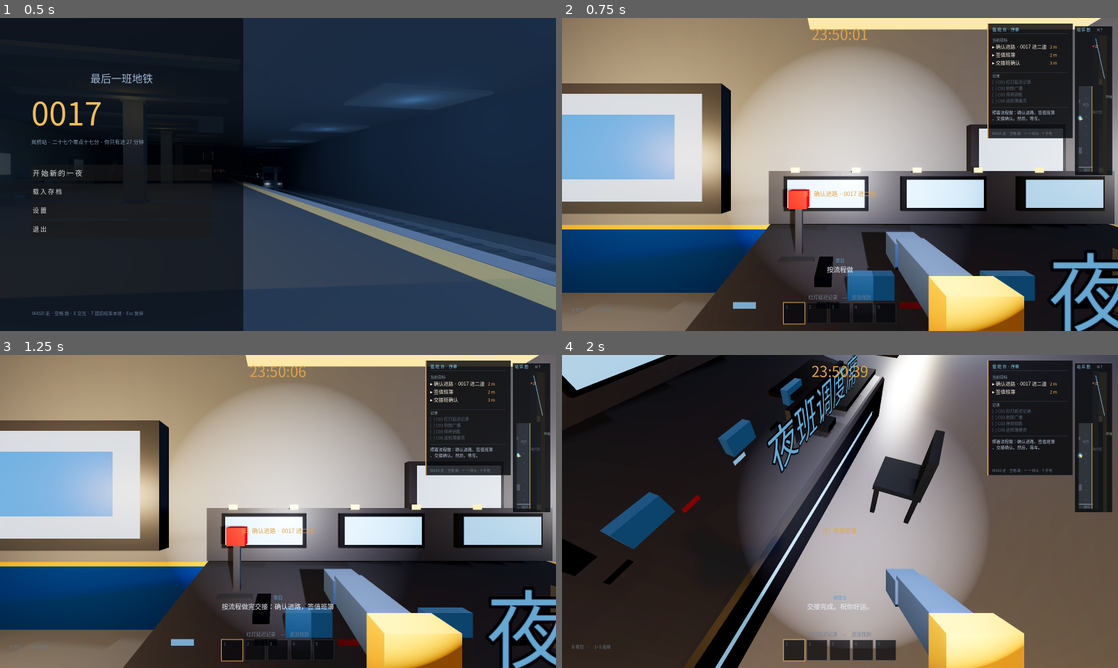
Above: before the commit, frames 1-4 (two rows, left to right).
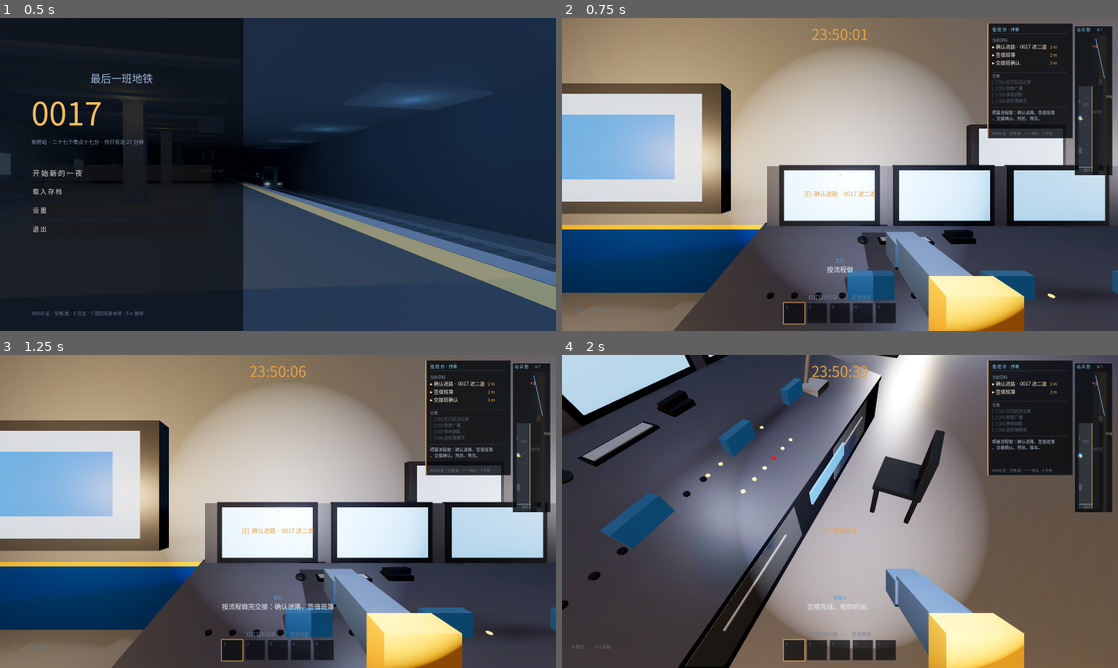
Above: after the commit, the same moments.

Repository: sabrina1647412733-collab/anomaly-bureau-game
Game: Godot game, scene res://scenes/main.tscn
Two runs of this game, one before a commit and one after it. Both use one fixed random seed, a clock stepped at 60 frames per second and the inputs below.
Inputs (mouse positions are in pixels of both pictures, inside the frame that each line leads up to):
- Up to frame 1 (0.5 s): no input
- Up to frame 2 (0.75 s): click "开 始 新 的 一 夜" at 0.5 s
- Up to frame 3 (1.25 s): no input
- Up to frame 4 (2 s): tap Enter at 1.25 s; move the mouse to (867, 511) at 1.27 s; hold Up from 1.28 s (still down); hold E from 1.28 s (still down); click (867, 511) at 1.42 s; tap Space at 1.52 s

Frame 1 is identical in both runs. In frame 2, 24% of the frame differs, in the area x 20-100%, y 0-100%; in frame 3, 24%; in frame 4, 40%, in the area x 0-58%, y 0-100%.

Commit message:
[godot] 调度台改用 Blender 低多边形模型：新增 assets/props/console.glb（764 顶点/1324 三角面，7 材质）+ 生成脚本 _tools/blender/mk_console.py + station.gd 的 prop() 载入器（按材质名换回 surface.gdshader，并打印世界包围盒自检）；原程序化调度台删除，位置/尺寸/碰撞对齐 - 小千

Diff:
--- a/scripts/level.gd
+++ b/scripts/level.gd
@@ -376,62 +376,12 @@
         b.box("lampC", _v(x1 - 0.20, 2.35, dz1 + 0.8), _v(x1 - 0.10, 2.44, z1 - 0.5), false, "p")
 
 func dispatch_console(x0: float, z0: float, x1: float, z1: float) -> void:
-    var h := 0.74
-    var zb := z0 + 0.06
-    var zf := z1 - 0.06
-    # 柜体 + 踢脚
-    b.box("metalD", _v(x0, FY + 0.14, z0), _v(x1, h, z1), true, "all", 0.030)
-    b.box("dark", _v(x0 + 0.08, FY, z0 + 0.08), _v(x1 - 0.08, FY + 0.14, z1 - 0.08), true)
-    # 斜面操作台（靠墙侧高）
-    var yb := h + 0.34
-    b.quad("metalD", _v(x0 + 0.05, yb, zb), _v(x0 + 0.05, yb, zf), _v(x1 - 0.06, h, zf), _v(x1 - 0.06, h, zb), Vector3(0, 1, 0))
-    b.quad("dark", _v(x0 + 0.05, yb - 0.05, zb), _v(x0 + 0.05, yb, zb), _v(x1 - 0.06, h, zb), _v(x1 - 0.06, h - 0.05, zb), Vector3(0, 0, -1))
-    b.quad("dark", _v(x1 - 0.06, h, zf), _v(x0 + 0.05, yb, zf), _v(x0 + 0.05, yb - 0.05, zf), _v(x1 - 0.06, h - 0.05, zf), Vector3(0, 0, 1))
-    b.quad("dark", _v(x1 - 0.06, h - 0.05, zb), _v(x1 - 0.06, h, zb), _v(x1 - 0.06, h, zf), _v(x1 - 0.06, h - 0.05, zf), Vector3(1, 0, 0))
-    b.add_collider(_v(x0, FY, z0), _v(x1, yb + 0.02, z1))
-    # 背面立板 + 三块屏
-    b.box("metalD", _v(x0 + 0.05, yb, z0 + 0.06), _v(x0 + 0.20, yb + 0.62, z1 - 0.06), true)
-    var n := 3
-    for i in range(n):
-        var zc := zb + (zf - zb) * (float(i) + 0.5) / float(n)
-        var w := (zf - zb) / float(n) * 0.72
-        b.box("dark", _v(x0 + 0.19, yb + 0.16, zc - w * 0.5), _v(x0 + 0.26, yb + 0.56, zc + w * 0.5), false)
-        b.box("lampC", _v(x0 + 0.26, yb + 0.20, zc - w * 0.45), _v(x0 + 0.285, yb + 0.52, zc + w * 0.45), false, "p")
-    # 斜面上一排按钮 + 指示灯
-    for i in range(8):
-        var zc2 := zb + (zf - zb) * (float(i) + 0.5) / 8.0
-        var mat := "lampC" if i % 3 == 1 else "dark"
-        if i == 5:
-            mat = "red"
-        b.box(mat, _v(x0 + 1.30, h + 0.10, zc2 - 0.07), _v(x0 + 1.38, h + 0.14, zc2 + 0.07), false, "p")
-    for i in range(6):
-        var zc3 := zb + (zf - zb) * (float(i) + 0.5) / 6.0
-        var col := Color(1.0, 0.5, 0.2) if i % 2 == 0 else Color(0.35, 0.62, 0.83)
-        b.box("lamp", _v(x0 + 0.28, yb + 0.60, zc3 - 0.05), _v(x0 + 0.34, yb + 0.66, zc3 + 0.05), false, "p")
-    # 键盘 + 鼠标 + 电话
-    b.box("dark", _v(x0 + 1.05, h + 0.16, zb + 0.35), _v(x0 + 1.95, h + 0.21, zb + 1.35), false)
-    b.box("dark", _v(x0 + 1.75, h + 0.14, zb + 1.55), _v(x0 + 1.92, h + 0.20, zb + 1.72), false)
-    b.box("dark", _v(x0 + 0.55, h + 0.02, zf - 0.75), _v(x0 + 1.15, h + 0.10, zf - 0.15), false)
-    b.box("dark", _v(x0 + 0.50, h + 0.10, zf - 0.78), _v(x0 + 1.20, h + 0.20, zf - 0.66), false)
-    # 抽屉 + 拉手
-    b.box("metalD", _v(x1 - 0.05, 0.30, zb + 0.25), _v(x1 - 0.02, h - 0.06, zf - 0.25), false)
-    b.box("lampC", _v(x1 - 0.02, 0.48, zb + 0.55), _v(x1 + 0.02, 0.54, zf - 0.55), false, "p")
-    # 桌下走线槽
-    b.box("dark", _v(x0 + 0.30, 0.24, zb), _v(x0 + 0.60, 0.38, zf), false)
-    # 精修：主控拨杆（剧情里那根推到底的手柄）
-    b.box("metalD", _v(x0 + 0.62, h + 0.10, zf - 0.62), _v(x0 + 0.92, h + 0.20, zf - 0.32), true)
-    b.box("metalD", _v(x0 + 0.74, h + 0.20, zf - 0.50), _v(x0 + 0.80, h + 0.62, zf - 0.44), false)
-    b.box("red", _v(x0 + 0.69, h + 0.62, zf - 0.55), _v(x0 + 0.85, h + 0.78, zf - 0.39), false)
-    # 精修：指示灯阵列（两排 x 六个）
-    for li in range(12):
-        var lxx := x0 + 0.42 + float(li % 6) * 0.155
-        var lzz := zb + 0.24 + float(li / 6) * 0.18
-        var lcol := "red" if li % 5 == 3 else "lampC"
-        b.box(lcol, _v(lxx, h + 0.10, lzz), _v(lxx + 0.07, h + 0.155, lzz + 0.07), false, "p")
-    # 顶灯 + 铭牌
-    b.box("lamp", _v(x0 + 0.30, 3.30, zb + 0.5), _v(x0 + 0.95, 3.40, zf - 0.5), false, "b")
-    b.light(_v(x0 + 0.8, 3.1, (zb + zf) * 0.5), Color(0.85, 0.90, 1.0), 3.4, 9.0, false)
-    b.plaque("夜班调度席", _v(x1 + 0.01, yb + 0.26, (zb + zf) * 0.5), 0.72, 0.19, "x", 1, Color(0.45, 0.72, 0.95))
+    # Blender 生成的低多边形调度台（assets/props/console.glb）
+    # 模型 4.20 长 × 1.89 深 × 1.77 高，正面朝 +Y → 导入 Godot 后朝 -Z，转 -90° 让正面朝 +X
+    var c := Vector3((x0 + x1) * 0.5, FY, (z0 + z1) * 0.5)
+    b.prop("res://assets/props/console.glb", c, -PI * 0.5)
+    b.add_collider(Vector3(x0, FY, z0), Vector3(x1, 1.15, z1))
+    b.light(_v(x0 + 0.8, 3.1, (z0 + z1) * 0.5), Color(0.85, 0.90, 1.0), 3.4, 9.0, false)   # 夜班调度席灯
 
 func relay_cabinet(x0: float, z0: float, x1: float, z1: float, h: float) -> void:
     b.box("metalD", _v(x0, FY + 0.10, z0), _v(x1, h, z1), true, "all", 0.035)
--- a/scripts/station.gd
+++ b/scripts/station.gd
@@ -56,6 +56,7 @@
 var _keys: Array = []
 var _mats := {}
 var tri_count := 0
+var prop_tris := 0
 var col_count := 0
 var seats: Array = []
 var lights: Array = []
@@ -256,6 +257,53 @@
             tri(key, Vector3(cx, cy, z0), Vector3(p1.x, p1.y, z0), Vector3(p0.x, p0.y, z0), Vector3(0, 0, -1))
             tri(key, Vector3(cx, cy, z1), Vector3(p0.x, p0.y, z1), Vector3(p1.x, p1.y, z1), Vector3(0, 0, 1))
 
+## 载入 Blender 生成的 .glb 道具：按材质名换回本工程的 surface.gdshader 材质
+func prop(path: String, pos: Vector3, yaw := 0.0, sc := 1.0) -> Node3D:
+    var ps: PackedScene = load(path)
+    if ps == null:
+        push_warning("[prop] 载入失败: " + path)
+        return null
+    var n: Node3D = ps.instantiate()
+    n.name = path.get_file().get_basename()
+    n.position = pos
+    n.rotation.y = yaw
+    n.scale = Vector3(sc, sc, sc)
+    body.add_child(n)
+    var mapped := ""
+    for mi in _all_mesh_instances(n):
+        var m: Mesh = mi.mesh
+        if m == null:
+            continue
+        for si in range(m.get_surface_count()):
+            var src: Material = m.surface_get_material(si)
+            var nm := src.resource_name if src != null else ""
+            if MATS.has(nm):
+                mi.set_surface_override_material(si, _mat(nm))
+                mapped += nm + " "
+        prop_tris += int(m.get_faces().size() / 3.0)
+    var ab := AABB()
+    var first := true
+    for mi2 in _all_mesh_instances(n):
+        if mi2.mesh == null:
+            continue
+        var b2: AABB = mi2.global_transform * mi2.mesh.get_aabb()
+        ab = b2 if first else ab.merge(b2)
+        first = false
+    print("[prop] ", n.name, " 三角=", prop_tris, " 材质映射: ", mapped)
+    print("[prop] 世界包围盒 x %.2f..%.2f  y %.2f..%.2f  z %.2f..%.2f" % [ab.position.x, ab.end.x, ab.position.y, ab.end.y, ab.position.z, ab.end.z])
+    return n
+
+func _all_mesh_instances(root: Node) -> Array:
+    var out := []
+    var stack := [root]
+    while stack.size() > 0:
+        var nd = stack.pop_back()
+        if nd is MeshInstance3D:
+            out.append(nd)
+        for c in nd.get_children():
+            stack.append(c)
+    return out
+
 func box(key: String, mn: Vector3, mx: Vector3, solid := false, faces := "all", bev := 0.0) -> void:
     if bev > 0.004 and faces == "all":
         box_bev(key, mn, mx, bev, solid)
Binary file added: assets/props/console.glb
Not shown, added: assets/props/console.glb.import
